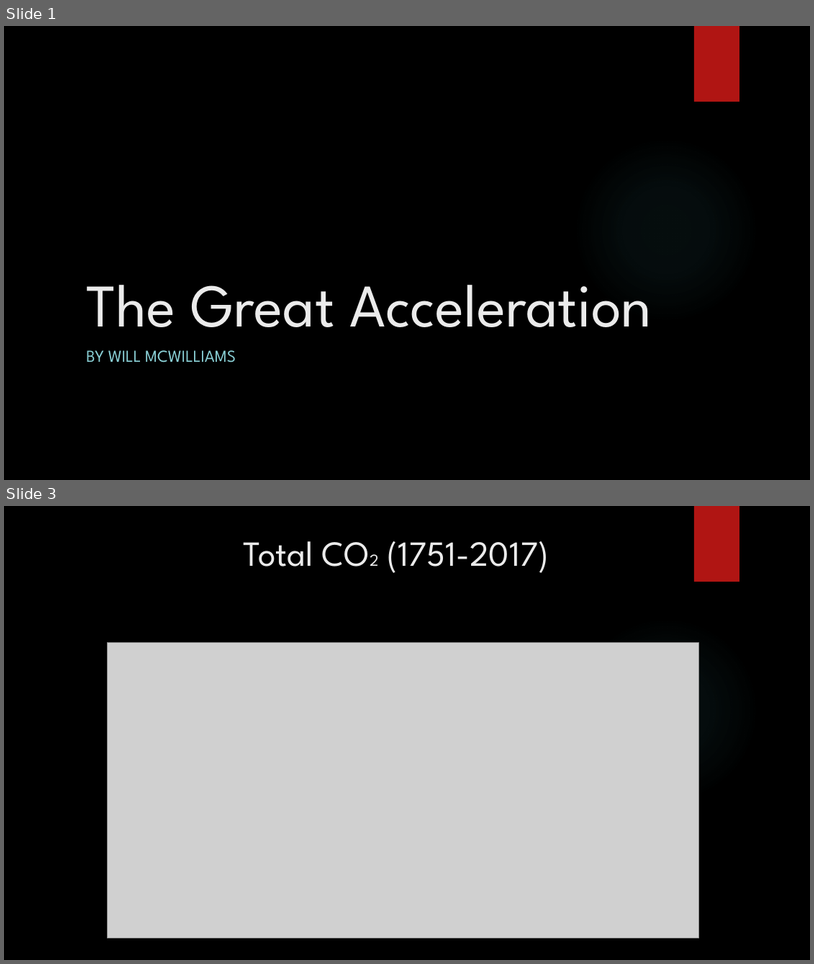
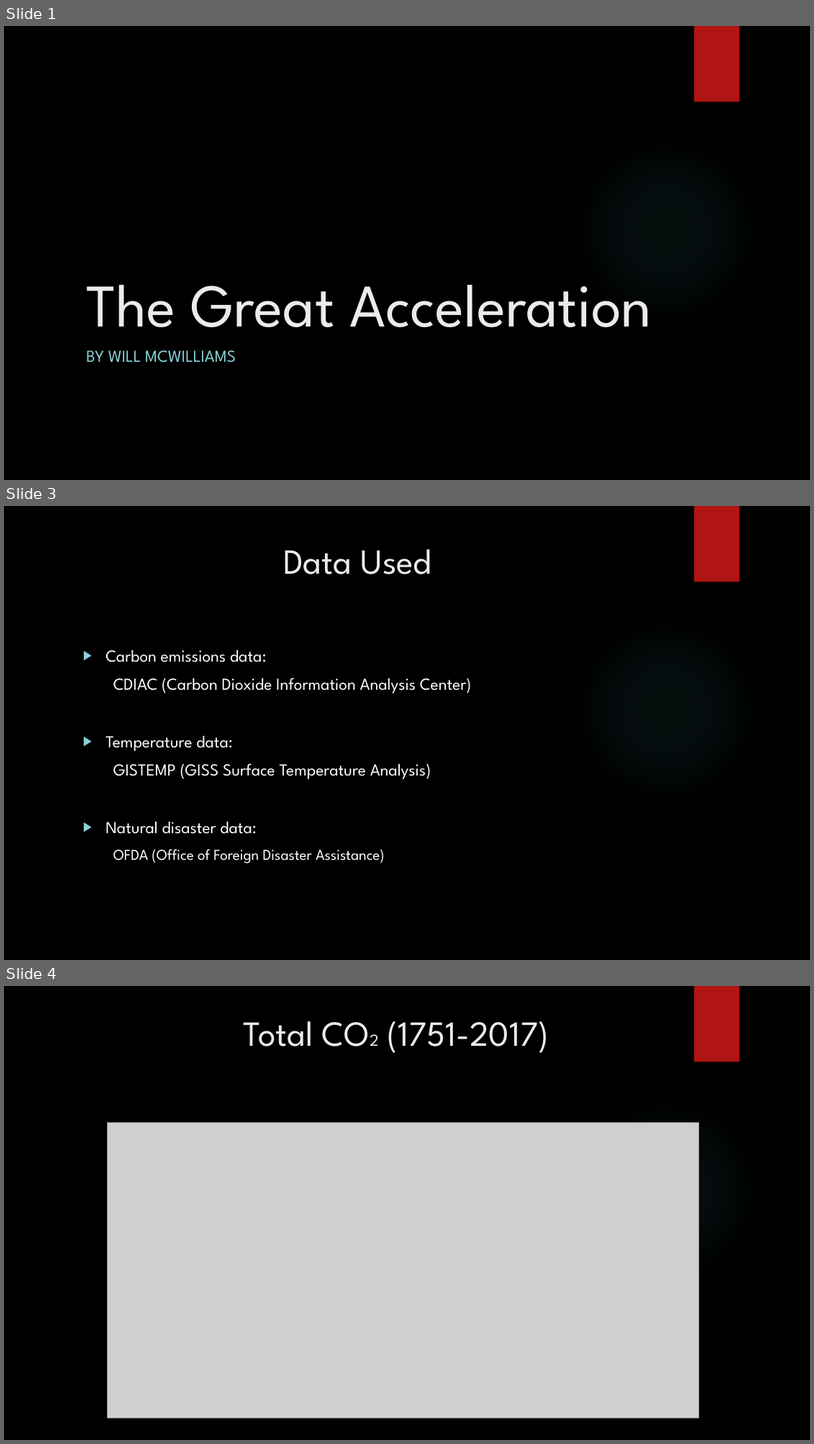
Before and after one commit to WMcWilliams15/NSS-Capstone, a slide deck: Power_Point/The Great Acceleration.pptx. Shown one above the other, each under a label of ours: slides 1 and 3 before the commit, slides 1, 3 and 4 after it; the slides between them are not shown. The pictures are 814x964 and 814x1444 pixels, drawn with LibreOffice and Linux fonts; fonts in the diff are those of the drawing; grey boxes stand for pictures; background and template pictures are left out. Boxes give left, top, right and bottom in pixels: in the first picture for what was removed or moved away, otherwise in the second. Text is boxed around its words. In the diff, an @@ line names an element or a change of style, - is before the commit and + after.

```diff
--- a/Power_Point/The Great Acceleration.pptx
+++ b/Power_Point/The Great Acceleration.pptx
@@ slide 3 added at [4, 506, 810, 960], background picture (left out); not listed: 2 template elements that a slide beside it also shows @@
@@ title added at [283, 549, 432, 574], 42 pt, text #EBEBEB @@
+Data Used
@@ text added at [106, 650, 471, 863], 20 pt, text #FFFFFF @@
+▶ Carbon emissions data:
+CDIAC (Carbon Dioxide Information Analysis Center)
+▶ Temperature data:
+GISTEMP (GISS Surface Temperature Analysis)
+▶ Natural disaster data:
+  OFDA (Office of Foreign Disaster Assistance)
@@ what was slide 3 is now slide 4 @@
```
Also in this commit, not shown: 8 slides changed, 1 slide removed, 34 other files.
